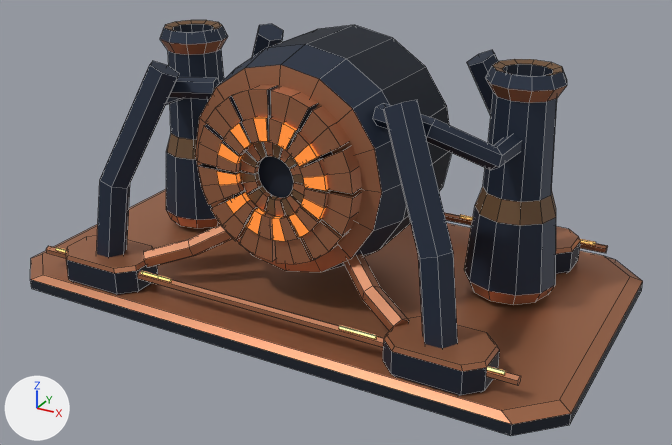
What one commit did to the Blender file assets/models/scenery/forge-furnace-bank.blend.
Before and after are seen from a 50 mm lens placed at (8.46, -15.09, 8.96), pointed at (0.34, -0.32, 1.57). Arrows for +X, +Y and +Z are at lower left; the lights stay in place. The first picture is the older version. Mesh edges are drawn as thin lines.

Objects in the first picture: 'forge-furnace-bank'.
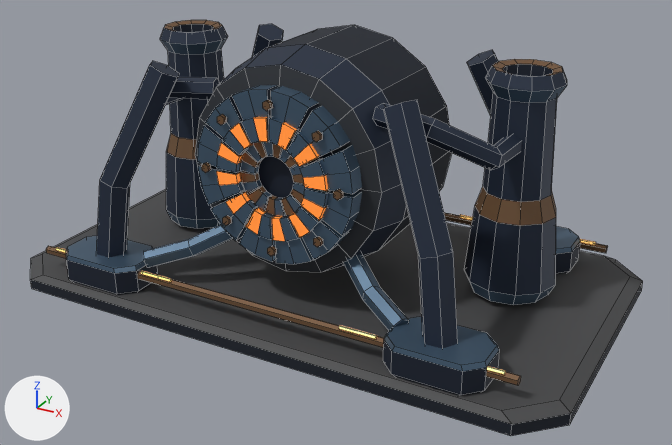
The change, as a list of edits to the scene's bpy script:
```text
Change mat_spectral_foundry_hearth_bevel:
    mat_spectral_foundry_hearth_bevel.base_color: (0.429, 0.171, 0.0844) -> (0.0782, 0.136, 0.205)  # brown #af7352 -> blue #4f677d
Add mat_hearth_blued_steel:
    mat_hearth_blued_steel = principled_material('Hearth blued steel')
    mat_hearth_blued_steel.base_color = (0.049, 0.055, 0.065)  # dark grey #3f4248
    mat_hearth_blued_steel.metallic = 0.52
    mat_hearth_blued_steel.roughness = 0.63
Add mat_hearth_perforated_apron:
    mat_hearth_perforated_apron = principled_material('Hearth perforated apron')
    mat_hearth_perforated_apron.base_color = (0.082, 0.083, 0.086)  # dark grey #515153
    mat_hearth_perforated_apron.metallic = 0.32
    mat_hearth_perforated_apron.roughness = 0.72
Change me_forge_furnace_bank:
    used by ob_forge_furnace_bank; location = (0.0, 0.0, 0.0)
    remove me_forge_furnace_bank.from_pydata(...)  # 1106 vertices, 920 faces; spans x -5.8..5.8, y -3.31..3.31, z 0.0..5.19
    add me_forge_furnace_bank.from_pydata(...)  # 1202 vertices, 984 faces; spans x -5.8..5.8, y -3.31..3.31, z 0.0..5.19
    me_forge_furnace_bank part 1: a new loose piece, a 6-sided cylinder along y spanning x 1.301..1.459, y -2.18..-2.1, z 2.919..3.101, in mat_heat_resistant_ceramic (brown #735539)
    me_forge_furnace_bank part 2: a new loose piece, a 6-sided cylinder along y spanning x 0.897..1.055, y -2.18..-2.1, z 3.895..4.077, in mat_heat_resistant_ceramic (brown #735539)
    me_forge_furnace_bank part 3: a new loose piece, a 6-sided cylinder along y spanning x -0.079..0.079, y -2.18..-2.1, z 4.299..4.481, in mat_heat_resistant_ceramic (brown #735539)
    me_forge_furnace_bank part 4: a new loose piece, a 6-sided cylinder along y spanning x -1.055..-0.897, y -2.18..-2.1, z 3.895..4.077, in mat_heat_resistant_ceramic (brown #735539)
    me_forge_furnace_bank part 5: a new loose piece, a 6-sided cylinder along y spanning x -1.459..-1.301, y -2.18..-2.1, z 2.919..3.101, in mat_heat_resistant_ceramic (brown #735539)
    me_forge_furnace_bank part 6: a new loose piece, a 6-sided cylinder along y spanning x -1.055..-0.897, y -2.18..-2.1, z 1.943..2.125, in mat_heat_resistant_ceramic (brown #735539)
    me_forge_furnace_bank part 7: a new loose piece, a 6-sided cylinder along y spanning x -0.079..0.079, y -2.18..-2.1, z 1.539..1.721, in mat_heat_resistant_ceramic (brown #735539)
    me_forge_furnace_bank part 8: a new loose piece, a 6-sided cylinder along y spanning x 0.897..1.055, y -2.18..-2.1, z 1.943..2.125, in mat_heat_resistant_ceramic (brown #735539)
    me_forge_furnace_bank part 9: 16 faces spanning x -5.02..4.98, y -2.86..2.81, z 0.69..0.87 switch from mat_spectral_foundry_hearth_bevel (brown #af7352) to mat_heat_resistant_ceramic (brown #735539)
    me_forge_furnace_bank part 10: 9 faces spanning x -5.8..5.8, y -3.31..3.31, z 0.32..0.42 switch from mat_spectral_foundry_hearth_bevel (brown #af7352) to mat_hearth_perforated_apron (dark grey #515153)
    me_forge_furnace_bank part 11: 33 faces spanning x -1.98..1.98, y -1.8..1.83, z 1.03..4.99 switch from mat_spectral_foundry_hearth_bevel (brown #af7352) to mat_hearth_blued_steel (dark grey #3f4248)
```

Location of each change, (x1, y1, x2, y2) in pixels of the pictures (672 x 445 px):
'forge-furnace-bank', recoloured, reshaped
    both: (30, 20, 643, 436)
part 1 of me_forge_furnace_bank, added
    after: (333, 189, 343, 200)
part 2 of me_forge_furnace_bank, added
    after: (312, 131, 323, 142)
part 3 of me_forge_furnace_bank, added
    after: (262, 100, 273, 111)
part 4 of me_forge_furnace_bank, added
    after: (217, 114, 227, 125)
part 5 of me_forge_furnace_bank, added
    after: (201, 162, 211, 173)
part 6 of me_forge_furnace_bank, added
    after: (222, 216, 232, 226)
part 7 of me_forge_furnace_bank, added
    after: (267, 246, 277, 256)
part 8 of me_forge_furnace_bank, added
    after: (313, 237, 323, 247)
part 9 of me_forge_furnace_bank, recoloured
    both: (46, 212, 608, 385)
part 10 of me_forge_furnace_bank, recoloured (brown to dark grey)
    both: (30, 189, 643, 424)
part 11 of me_forge_furnace_bank, recoloured (brown to dark grey)
    both: (195, 65, 382, 272)
